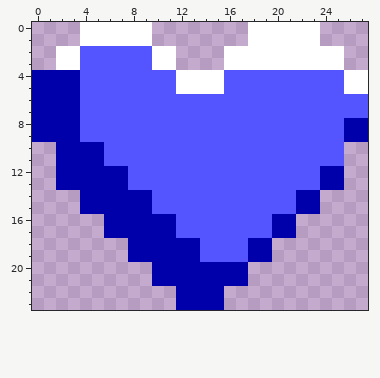
Two versions of one pixel-art sprite, img/heart.png. Above, as it was before the edit.
The file is 56x48 pixels, drawn in blocks of 2x2; one block is one cell here.
The same view after the edit:
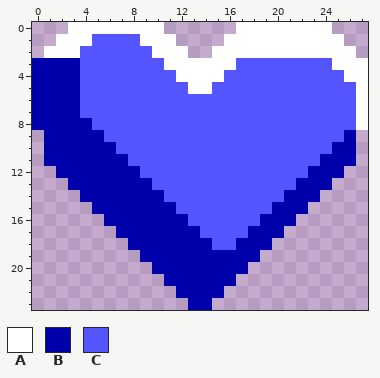
Palette (. is transparent): A #ffffff  B #0000aa  C #5555ff
Diff:
The author put colour A in row 0 at x 3, 10, 17 and 24; in row 1 at x 2 to 3, 10 to 11, 16 to 17 and 24 to 25; in row 2 at x 1, 12, 15 and 26; in row 3 at x 12 to 15 and 26 to 27.
Colour B becomes colour A in row 8 at x 27.
Colour C becomes colour A in rows 6 to 7 at x 27.
The author put colour B in row 3 at x 0 to 1; in rows 10 to 11 at x 1 and 26.
Colour A becomes colour B in row 3 at x 2 to 3.
Colour C becomes colour B in row 8 at x 4; in row 9 at x 4 to 5; in row 10 at x 6 and 25; in row 11 at x 6 to 7 and 24 to 25; in row 12 at x 8 and 23; in row 13 at x 8 to 9 and 22 to 23.
Colour C becomes colour B in row 14 at x 10 and 21; in row 15 at x 10 to 11 and 20 to 21; in row 16 at x 12 and 19; in row 17 at x 12 to 13 and 18 to 19; in row 18 at x 14 and 17; in row 19 at x 14 to 17.
Colour A becomes colour C in row 1 at x 5 to 8; in row 3 at x 10 and 17 to 24; in row 5 at x 12, 15 and 26.
Colour B becomes colour C in row 8 at x 26.
The author cleared colour B in row 9 at x 0 and 27; in row 13 at x 2 and 25; in row 15 at x 4 and 23; in row 17 at x 6 and 21; in row 19 at x 8 and 19; in row 21 at x 10 and 17.
The author cleared colour B in row 23 at x 12 and 15.
Changed places in both pictures, as pixel boxes (x1, y1, x2, y2):
changed: (32, 22, 368, 310)
